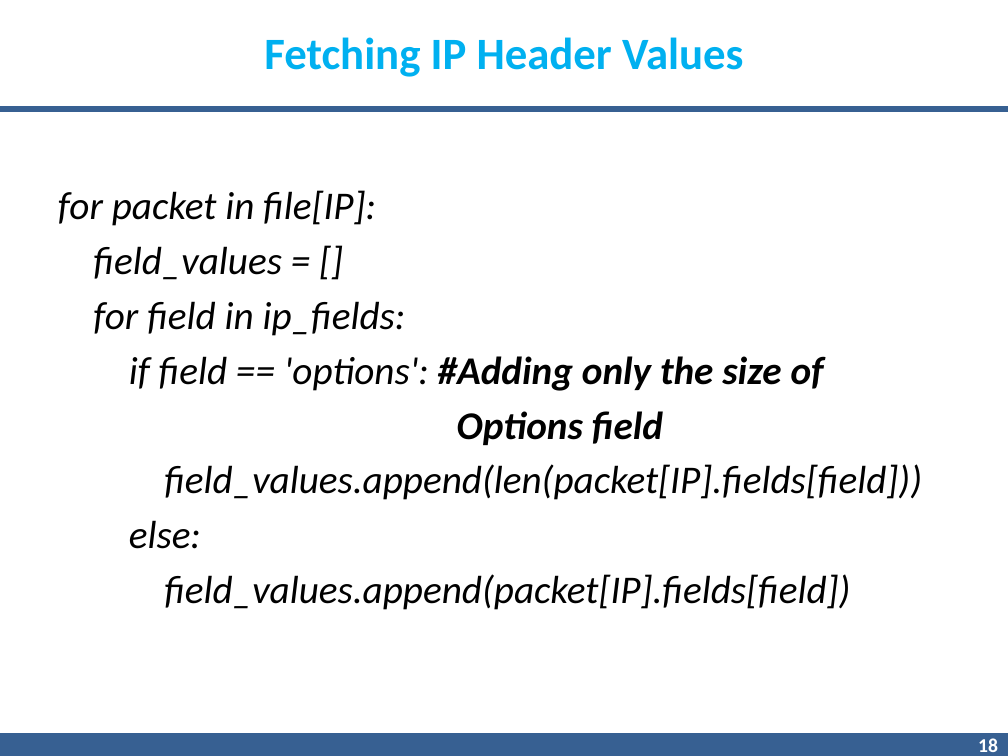
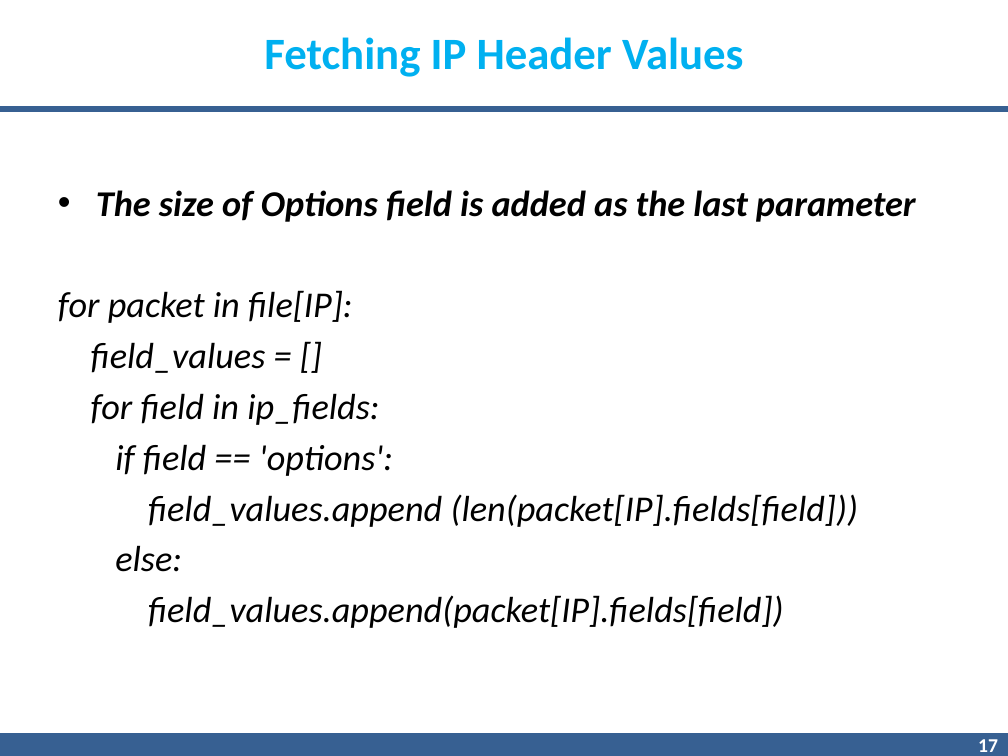
Before and after one commit to gnnain/Pcap_Reader, a slide deck: slide 17 of 7.pptx (slide 18 before the commit). Drawn at 1008x756 pixels with LibreOffice and Linux fonts; fonts in the diff are those of the drawing; background and template pictures are left out. Boxes give left, top, right and bottom in pixels: in the first picture for what was removed or moved away, otherwise in the second. Text is boxed around its words. In the diff, an @@ line names an element or a change of style, - is before the commit and + after.

```diff
--- a/7.pptx
+++ b/7.pptx
@@ text at <box>96,190,916,222</box>: paragraph added @@
+• The size of Options field is added as the last parameter
@@ text at <box>58,290,784,628</box>: size 28 to 25.9 pt in "for packet in file[IP]:", "field_values = []", "for field in ip_fields:", "else:" and 1 more places; alignment justified to left @@
@@ text at <box>115,444,859,527</box>: text changed; size 28 to 25.9 pt @@
-if field == 'options': #Adding only the size of
-Options field
-field_values.append(len(packet[IP].fields[field]))
+if field == 'options':
+field_values.append (len(packet[IP].fields[field]))
@@ page number at <box>978,739,998,752</box>: text changed @@
-18
+17
```
Also in this commit, not shown: 12 other slides changed, 2 slides added, 2 slides removed.
